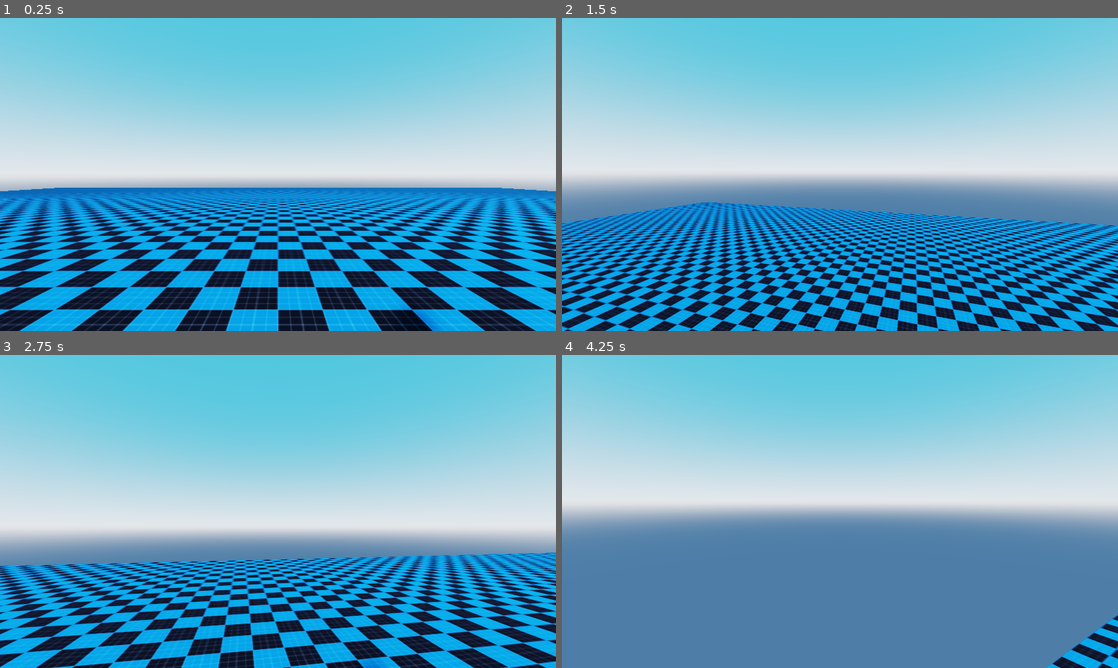
Above: before the commit, frames 1-4 (two rows, left to right).
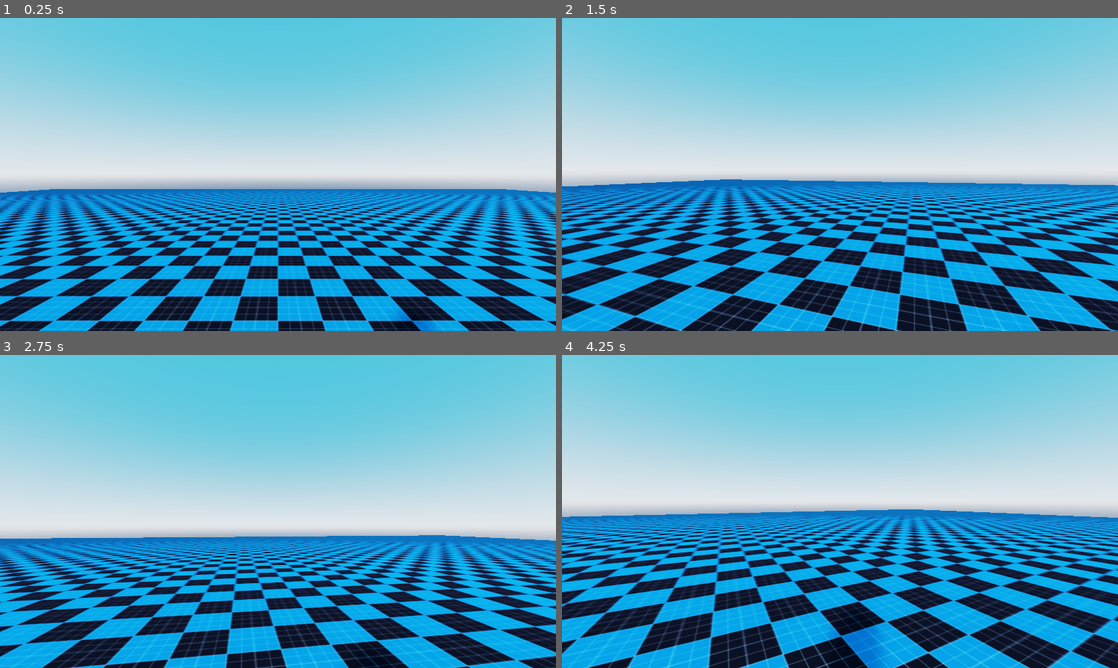
Above: after the commit, the same moments.

Repository: nezvers/Godot_RigidBodyFpsController
Game: Godot game, scene res://Level/Level.tscn
Same seed, same stepped clock (60 frames per second), same inputs: the game is played once before the commit and once after it.
Inputs (mouse positions are in pixels of both pictures, inside the frame that each line leads up to):
- Up to frame 1 (0.25 s): no input
- Up to frame 2 (1.5 s): tap Enter (ui_accept) at 0.5 s; move the mouse to (867, 174) at 0.52 s; hold Space (jump) 0.53-1.28 s; hold W (move_up) from 0.53 s (still down); move the mouse to (812, 174) at 1.27 s; tap Ctrl (crouch) at 1.35 s
- Up to frame 3 (2.75 s): keep holding W (move_up); tap Space (jump) at 1.52, 1.55, 1.82 s; move the mouse to (289, 505) at 2.02 s; hold Space (jump) from 2.03 s (still down)
- Up to frame 4 (4.25 s): keep holding W (move_up); move the mouse to (834, 517) at 2.77 s; release Space (jump) at 2.78 s; tap Ctrl (crouch) at 2.85 s; tap Space (jump) at 3.02, 3.05, 3.32 s; move the mouse to (878, 514) at 3.52 s; hold Space (jump) from 3.53 s (still down)

The runs differ from the first frame. In frame 1, 27% of the frame differs, in the area x 0-100%, y 54-100%; in frame 2, 34%; in frame 3, 29%; in frame 4, 49%, in the area x 0-100%, y 49-100%.

Commit message:
Jumping starts to feel good - some bugs

Diff:
--- a/player/Player.gd
+++ b/player/Player.gd
@@ -3,7 +3,7 @@
 
 onready var body: = $Body
 onready var camera: = $Body/Camera
-onready var jumpBuffer: = $JumperBuffer
+onready var JumpBuffer: = $JumperBuffer
 
 var forward:Vector3
 var right:Vector3
@@ -11,6 +11,7 @@
 var ground_layer: = 1
 
 #Movement
+var delta: = 0.0
 var moveSpeed: = 4500
 var maxSpeed: = 20.0
 var is_grounded: = false
@@ -27,10 +28,11 @@
 #Jumping
 var readyToJump: = true
 var jumpCooldown: = 0.25
-var jumpForce: = 450.0
+var jump_impulse: = 1500.0
 var jump_count: = 0
 var max_jumps: = 2
 var is_jumping: = false 	#jump logic deviation from DaviTutorials
+var jump_release: = jump_impulse * 0.5
 
 #Input
 var btn_right: = 0.0
@@ -76,23 +78,19 @@
 	right = body.transform.basis.x
 	x = btn_right - btn_left
 	y = btn_up - btn_down
-	CollisionCheck(state)
-	movement(state.step)
-
-
-func movement(delta:float)->void:
-	#Add extra gravity
-	add_central_force(Vector3.DOWN * delta * gravity_force)
+	delta = state.step
+	CollisionCheck(state)	#ground check
+	movement()
+	gravity_logic()
+
+
+func movement()->void:
 
 	#Find actual velocity relative to where player is looking
 	var mag:Vector2 = FindVelRelativeToLook()
 
 	#Counteract sliding and sloppy movement
-	CounterMovement(delta, mag)    #x & y is global variable
-
-	#If holding jump && ready to jump, then jump
-	if readyToJump && jump:
-		Jump()
+	CounterMovement(mag)    #x & y is global variable
 
 	#If sliding down a ramp, add force down so player stays is_grounded and also builds speed
 	if crouching && is_grounded && readyToJump:
@@ -131,7 +129,7 @@
 
 	return Vector2(magnitude * cos(v), magnitude * cos(u))
 
-func CounterMovement(delta:float, mag:Vector2)->void:
+func CounterMovement(mag:Vector2)->void:
 	if !is_grounded || jump:
 		return
 
@@ -153,16 +151,41 @@
 		var n: = linear_velocity.normalized() * maxSpeed
 		linear_velocity = Vector3(n.x, fallSpeed, n.z)
 
+func gravity_logic()->void:
+	#Add extra gravity
+	add_central_force(Vector3.DOWN * delta * gravity_force)
+	if is_grounded:
+		if is_jumping:
+			jump = false
+			is_jumping = false
+		elif !is_jumping && jump:
+			add_central_force(Vector3.UP * jump_impulse * 0.75)
+			add_central_force(normalVector * jump_impulse * 0.25)
+			is_jumping = true
+			is_grounded = false
+			jumping()
+			JumpBuffer.stop()
+	else:
+		if is_jumping:
+			if !jump:
+				is_jumping = false
+				if linear_velocity.y > jump_release:
+					linear_velocity.y = jump_release
+		else:
+			if jump:
+				if !JumpBuffer.is_stopped():
+					JumpBuffer.stop()
+					add_central_force(Vector3.UP * jump_impulse * 0.75)
+					add_central_force(normalVector * jump_impulse * 0.25)
+					is_jumping = true
+					is_grounded = false
+					jumping()
+	linear_velocity.y = max(linear_velocity.y, -jump_impulse)
+
 func Jump()->void:
-	if is_grounded && readyToJump:
-		readyToJump = false
-
-		#Add jump forces
-		add_central_force(Vector3.UP * jumpForce * 1.5)
-		add_central_force(normalVector * jumpForce * 0.5)
-
-		#If jump while falling, reset y velocity.
-		#Not sure yet about that section
+	#Add jump forces
+	add_central_force(Vector3.UP * jump_impulse * 0.75)
+	add_central_force(normalVector * jump_impulse * 0.25)
 
 func CollisionCheck(state: PhysicsDirectBodyState)->void:
 	var new_is_grounded: = false
@@ -175,7 +198,7 @@
 
 	if is_grounded && !new_is_grounded:
 		if !jump:
-			jumpBuffer.start()
+			JumpBuffer.start()
 	elif !is_grounded && new_is_grounded:
 		jump_count = 0
 		landed()																#virtual method
@@ -185,3 +208,7 @@
 #CALLBACK METHODS
 func landed()->void:
 	pass
+var jumps: = 0
+func jumping()->void:
+	jumps +=1
+	print(jumps)
--- a/player/Player.tscn
+++ b/player/Player.tscn
@@ -13,6 +13,7 @@
 
 [node name="Player" type="RigidBody"]
 collision_layer = 2
+gravity_scale = 0.0
 contacts_reported = 2
 contact_monitor = true
 axis_lock_angular_x = true
